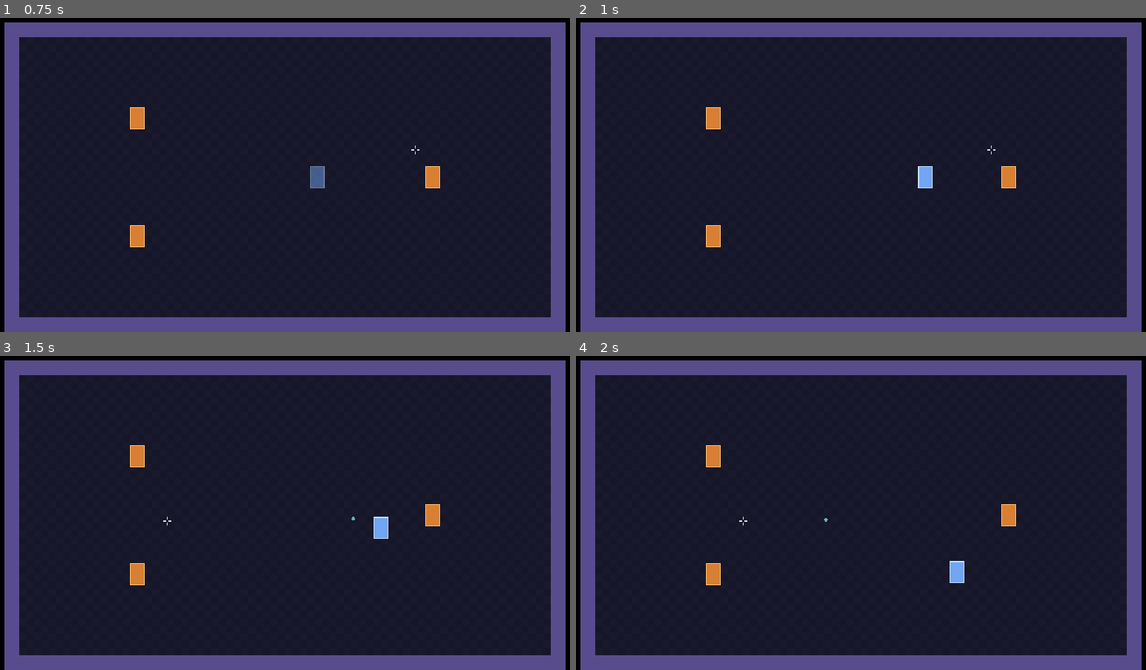
Above: before the commit, frames 1-4 (two rows, left to right).
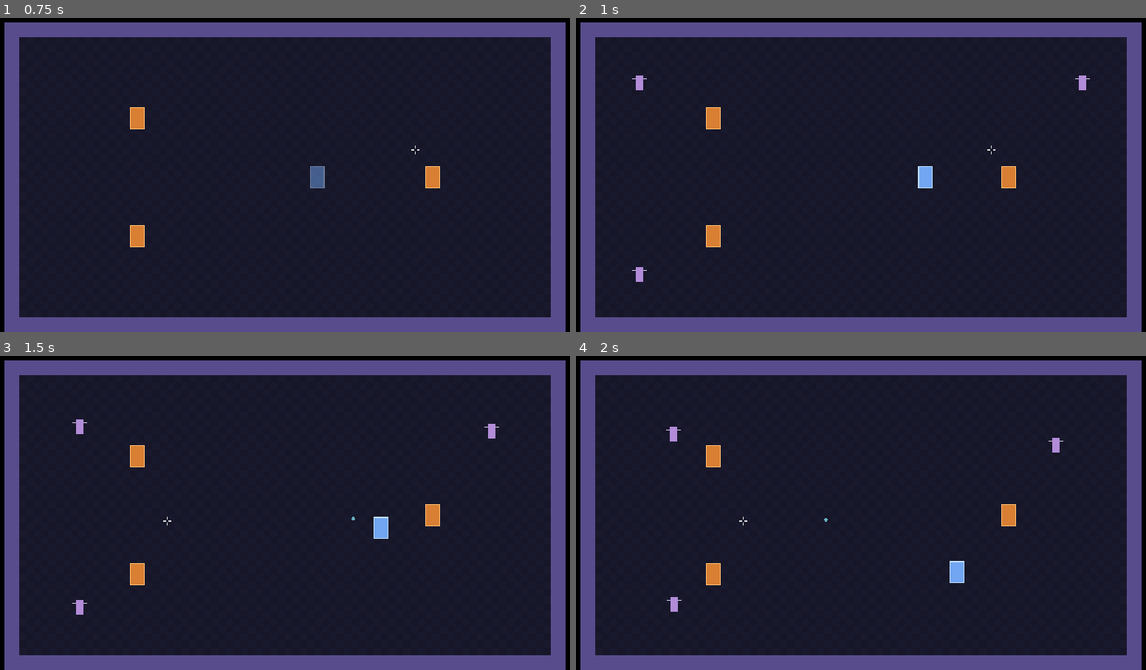
Above: after the commit, the same moments.

Repository: Kroustille/hypnagogia
Game: Godot game, scene res://main/main.tscn
Same seed, same stepped clock (60 frames per second), same inputs: the game is played once before the commit and once after it.
Inputs (mouse positions are in pixels of both pictures, inside the frame that each line leads up to):
- Up to frame 1 (0.75 s): tap Enter at 0.5 s; move the mouse to (416, 149) at 0.52 s; hold D (move_right) from 0.53 s (still down); tap Space (dash) at 0.6 s
- Up to frame 2 (1 s): keep holding D (move_right)
- Up to frame 3 (1.5 s): move the mouse to (165, 519) at 1.27 s; release D (move_right) at 1.28 s; hold S (move_down) from 1.28 s (still down); click (165, 519) at 1.35 s
- Up to frame 4 (2 s): keep holding S (move_down)

Frame 1 is identical in both runs. In frame 2, 0.2% of the frame differs, in the area x 9-91%, y 18-85%; in frame 3, 0.2%; in frame 4, 0.2%.

Commit message:
feat(rooms): chain waves in the arena
A WaveRunner reads a WaveList from data, spawns each wave through
spawn_enemy(), emits Events.room_cleared when the room is empty, pauses,
then loops back after the last wave.

Co-Authored-By: Claude Sonnet 5.5 <noreply@anthropic.com>

Diff:
--- a/game/autoloads/events.gd
+++ b/game/autoloads/events.gd
@@ -17,3 +17,9 @@
 ## telemetry (story 2.8).
 @warning_ignore("unused_signal")
 signal run_ended(outcome: int)
+
+## The last enemy of a wave died: the room has no enemy left. room: the room (Node: autoloads/ depends on no
+## feature folder). The room's lowest lucidity tier joins it with the lucidity rules (epic 3).
+## Listeners: loot and item effects (epic 5), telemetry (story 2.8).
+@warning_ignore("unused_signal")
+signal room_cleared(room: Node)
--- /dev/null
+++ b/game/data/waves/arena_waves.tres
@@ -0,0 +1,105 @@
+[gd_resource type="Resource" script_class="WaveList" load_steps=27 format=3]
+
+[ext_resource type="Script" path="res://rooms/waves/wave_list.gd" id="1_list"]
+[ext_resource type="Script" path="res://rooms/waves/wave_def.gd" id="2_wave"]
+[ext_resource type="Script" path="res://rooms/waves/wave_entry.gd" id="3_entry"]
+[ext_resource type="Resource" path="res://data/enemies/sleepwalker.tres" id="S"]
+[ext_resource type="Resource" path="res://data/enemies/night_light.tres" id="N"]
+[ext_resource type="Resource" path="res://data/enemies/lullaby.tres" id="L"]
+[ext_resource type="Resource" path="res://data/enemies/sheep.tres" id="M"]
+
+[sub_resource type="Resource" id="e1_1"]
+script = ExtResource("3_entry")
+enemy = ExtResource("S")
+count = 3
+
+[sub_resource type="Resource" id="w1"]
+script = ExtResource("2_wave")
+entries = Array[ExtResource("3_entry")]([SubResource("e1_1")])
+
+[sub_resource type="Resource" id="e2_1"]
+script = ExtResource("3_entry")
+enemy = ExtResource("N")
+count = 2
+
+[sub_resource type="Resource" id="e2_2"]
+script = ExtResource("3_entry")
+enemy = ExtResource("S")
+count = 1
+
+[sub_resource type="Resource" id="w2"]
+script = ExtResource("2_wave")
+entries = Array[ExtResource("3_entry")]([SubResource("e2_1"), SubResource("e2_2")])
+
+[sub_resource type="Resource" id="e3_1"]
+script = ExtResource("3_entry")
+enemy = ExtResource("L")
+count = 2
+
+[sub_resource type="Resource" id="e3_2"]
+script = ExtResource("3_entry")
+enemy = ExtResource("S")
+count = 2
+
+[sub_resource type="Resource" id="w3"]
+script = ExtResource("2_wave")
+entries = Array[ExtResource("3_entry")]([SubResource("e3_1"), SubResource("e3_2")])
+
+[sub_resource type="Resource" id="e4_1"]
+script = ExtResource("3_entry")
+enemy = ExtResource("M")
+count = 2
+
+[sub_resource type="Resource" id="w4"]
+script = ExtResource("2_wave")
+entries = Array[ExtResource("3_entry")]([SubResource("e4_1")])
+
+[sub_resource type="Resource" id="e5_1"]
+script = ExtResource("3_entry")
+enemy = ExtResource("N")
+count = 1
+
+[sub_resource type="Resource" id="e5_2"]
+script = ExtResource("3_entry")
+enemy = ExtResource("L")
+count = 1
+
+[sub_resource type="Resource" id="e5_3"]
+script = ExtResource("3_entry")
+enemy = ExtResource("M")
+count = 1
+
+[sub_resource type="Resource" id="e5_4"]
+script = ExtResource("3_entry")
+enemy = ExtResource("S")
+count = 1
+
+[sub_resource type="Resource" id="w5"]
+script = ExtResource("2_wave")
+entries = Array[ExtResource("3_entry")]([SubResource("e5_1"), SubResource("e5_2"), SubResource("e5_3"), SubResource("e5_4")])
+
+[sub_resource type="Resource" id="e6_1"]
+script = ExtResource("3_entry")
+enemy = ExtResource("M")
+count = 2
+
+[sub_resource type="Resource" id="e6_2"]
+script = ExtResource("3_entry")
+enemy = ExtResource("L")
+count = 2
+
+[sub_resource type="Resource" id="e6_3"]
+script = ExtResource("3_entry")
+enemy = ExtResource("S")
+count = 2
+
+[sub_resource type="Resource" id="w6"]
+script = ExtResource("2_wave")
+entries = Array[ExtResource("3_entry")]([SubResource("e6_1"), SubResource("e6_2"), SubResource("e6_3")])
+
+[resource]
+script = ExtResource("1_list")
+waves = Array[ExtResource("2_wave")]([SubResource("w1"), SubResource("w2"), SubResource("w3"), SubResource("w4"), SubResource("w5"), SubResource("w6")])
+start_delay = 1.0
+pause_duration = 2.0
+spawn_slots = PackedVector2Array(4, 4, 34, 4, 4, 17, 34, 17, 19, 3, 19, 18, 3, 10, 35, 10)
--- a/game/enemies/enemy.gd
+++ b/game/enemies/enemy.gd
@@ -88,6 +88,11 @@
 	return _dead
 
 
+## Kills the enemy as a lethal hit would (debug tools, waves): disabled now, freed at the end of the frame. Once.
+func kill() -> void:
+	_die()
+
+
 ## Rectangle of the physical body in global coordinates (what other bodies collide with).
 func body_world_rect() -> Rect2:
 	var rectangle: RectangleShape2D = _body.shape as RectangleShape2D
--- a/game/rooms/arena/arena.gd
+++ b/game/rooms/arena/arena.gd
@@ -13,6 +13,17 @@
 const FLOOR_ALT_COLOR: Color = Color(0.10, 0.10, 0.18)
 ## Technical pool size of the player's shots (~11 in flight at 4/s over 36 tiles at 14 tiles/s).
 const PLAYER_BULLET_CAPACITY: int = 128
+
+## Waves of the arena (story 2.6): data, never in code.
+const WAVE_LIST: WaveList = preload("res://data/waves/arena_waves.tres")
+
+## Verification tools set this to false before creating a Run: the room then stays empty, as before story 2.6.
+## Nothing in the game writes it.
+static var waves_enabled: bool = true
+
+## The last enemy left the tree (end of the frame it died in). Also emitted while the room is torn down: listeners must
+## ignore it then (the WaveRunner does).
+signal emptied
 
 ## Technical pool size of the enemy bullets, same as the load test (F5).
 const ENEMY_BULLET_CAPACITY: int = 512
@@ -42,6 +53,7 @@
 var _alive: int = 0
 ## Spawns of this room so far: names the next enemy <id>_<n>, never reused (a refused spawn may lose a number).
 var _spawn_serial: int = 0
+var _waves: WaveRunner
 
 
 ## Dependency injection: call before add_child().
@@ -69,6 +81,9 @@
 	# Fixed camera: centered on the room, shifted up by half the HUD band so the band stays free at the top.
 	_camera.position = frame_px / 2.0 - Vector2(0.0, Const.HUD_BAND_HEIGHT / 2.0)
 	_camera.reset_physics_interpolation()
+
+	if waves_enabled:
+		_setup_waves() # last: spawns need the bullets and the player
 
 	Log.info("room", "arena ready playable=%s tiles" % Const.ROOM_TILES)
 
@@ -124,10 +139,33 @@
 	return _alive
 
 
+## Kills every living enemy as a lethal hit would (debug tools). Returns how many it killed.
+func kill_all_enemies() -> int:
+	var killed: int = 0
+	for child: Node in _enemies.get_children():
+		var enemy: Enemy = child as Enemy
+		if enemy != null and not enemy.is_dead():
+			enemy.kill()
+			killed += 1
+	return killed
+
+
+## The wave runner, or null when waves are disabled (verification tools).
+func wave_runner() -> WaveRunner:
+	return _waves
+
 ## Where the player enters the arena (center of the playable area), in global coordinates.
 func player_spawn_position() -> Vector2:
 	var frame_px: Vector2 = Vector2((Const.ROOM_TILES + Vector2i(2, 2)) * Const.TILE_SIZE)
 	return to_global(frame_px / 2.0)
+
+
+func _setup_waves() -> void:
+	var runner: WaveRunner = WaveRunner.new()
+	_waves = runner
+	runner.name = "WaveRunner"
+	runner.setup(self, WAVE_LIST) # before add_child()
+	add_child(runner)
 
 
 ## The player's BulletManager, at the room origin like Walls. Added last: drawn above the player (Combat layer).
@@ -253,6 +291,8 @@
 
 func _on_enemy_tree_exited() -> void:
 	_alive = maxi(_alive - 1, 0)
+	if _alive == 0:
+		emptied.emit()
 
 
 ## A failed assert aborts the function it is in (debug builds): kept apart so the caller carries on (AR28).
--- /dev/null
+++ b/game/rooms/waves/wave_def.gd
@@ -0,0 +1,5 @@
+class_name WaveDef
+extends Resource
+## One wave: the enemies that appear together. Read-only at runtime.
+
+@export var entries: Array[WaveEntry] = []
--- /dev/null
+++ b/game/rooms/waves/wave_entry.gd
@@ -0,0 +1,6 @@
+class_name WaveEntry
+extends Resource
+## One line of a wave: an enemy kind and how many of it. Read-only at runtime.
+
+@export var enemy: EnemyDef
+@export_range(0, 50, 1, "or_greater") var count: int = 0
--- /dev/null
+++ b/game/rooms/waves/wave_list.gd
@@ -0,0 +1,13 @@
+class_name WaveList
+extends Resource
+## The waves of a room and their rhythm (story 2.6). The runner loops back to the first wave after the last.
+## Durations in seconds, slots in tiles (room coordinates, origin = top-left corner of the wall frame).
+## Neutral defaults: the values live in the .tres, an empty list makes the runner inert (reported).
+
+@export var waves: Array[WaveDef] = []
+## Delay between the start of the room and the first wave.
+@export_range(0.0, 60.0, 0.1, "or_greater") var start_delay: float = 0.0
+## Pause between the last enemy of a wave dying and the next wave.
+@export_range(0.0, 60.0, 0.1, "or_greater") var pause_duration: float = 0.0
+## Fixed spawn requests, walked through in order across waves (the room moves a point that is too close or taken).
+@export var spawn_slots: PackedVector2Array = PackedVector2Array()
--- /dev/null
+++ b/game/rooms/waves/wave_runner.gd
@@ -0,0 +1,135 @@
+class_name WaveRunner
+extends Node
+## Chains the waves of a room (story 2.6, FR32): waits, spawns a wave through room.spawn_enemy(), and when the room
+## has no enemy left emits Events.room_cleared, pauses, then spawns the next wave. The list loops after its last wave.
+## Child of the Arena, created by it. setup() before add_child(). Reads the WaveList only, never writes it.
+## The countdown runs in physics ticks scaled by GameClock (frozen on pause and wake screen, slowed by F4).
+
+enum State { IDLE, WAITING, FIGHTING }
+
+## Technical ceiling of one wave (enemies at once): keeps the enemy bullet pool (512) and the screen readable.
+const MAX_WAVE_ENEMIES: int = 12
+
+var _room: Arena
+var _list: WaveList
+var _state: State = State.IDLE
+var _ticks_left: float = 0.0
+## Index of the next wave in the list.
+var _next_index: int = 0
+## Waves spawned so far, loops included (1 = the first one while it is running).
+var _wave_number: int = 0
+## Next spawn slot: walked through across waves, never reset.
+var _slot_cursor: int = 0
+## The valid waves of the list: [[EnemyDef, ...] one entry per enemy, truncated to MAX_WAVE_ENEMIES].
+var _waves: Array[Array] = []
+
+
+## Dependency injection: call before add_child().
+func setup(room: Arena, list: WaveList) -> void:
+	_room = room
+	_list = list
+
+
+func _ready() -> void:
+	if _room == null or _list == null:
+		Log.error("room", "wave runner added without setup()")
+		assert(false, "WaveRunner.setup() must be called before add_child()")
+		return
+	_validate()
+	if _waves.is_empty():
+		Log.error("room", "wave list has no enemy: no wave will appear")
+		_assert_failed("WaveList needs at least one wave with an enemy")
+		return
+	if _list.spawn_slots.is_empty():
+		Log.error("room", "wave list has no spawn slot: no wave will appear")
+		_assert_failed("WaveList needs at least one spawn slot")
+		_waves.clear()
+		return
+	_room.emptied.connect(_on_room_emptied)
+	_wait(_list.start_delay)
+
+
+func _exit_tree() -> void:
+	_state = State.IDLE # a room torn down (restart) emits nothing
+
+
+## 1 for the first wave while it runs; 0 before it; keeps counting after the list loops.
+func wave_number() -> int:
+	return _wave_number
+
+
+func state_name() -> String:
+	return State.keys()[_state]
+
+
+## Debug (F1): kills every enemy without clearing the room, then spawns the next wave at once.
+func force_next_wave() -> void:
+	if _state == State.IDLE:
+		return
+	_room.kill_all_enemies()
+	_start_next_wave()
+
+
+func _physics_process(_delta: float) -> void:
+	if _state != State.WAITING:
+		return
+	_ticks_left -= GameClock.scale(GameClock.Group.ENEMIES)
+	if _ticks_left <= 1e-6:
+		_start_next_wave()
+
+
+func _wait(seconds: float) -> void:
+	_state = State.WAITING
+	_ticks_left = seconds * Engine.physics_ticks_per_second
+
+
+func _on_room_emptied() -> void:
+	if _state != State.FIGHTING:
+		return # pause, debug spawns or teardown
+	Log.debug("room", "wave %d cleared" % _wave_number)
+	Events.room_cleared.emit(_room)
+	_wait(_list.pause_duration)
+
+
+## Spawns the next valid wave. Nothing could appear: the wave is skipped and the pause starts (never a stuck room).
+func _start_next_wave() -> void:
+	var defs: Array = _waves[_next_index % _waves.size()]
+	_next_index = (_next_index + 1) % _waves.size()
+	_wave_number += 1
+	var spawned: int = 0
+	for def: EnemyDef in defs:
+		var slot: Vector2 = _list.spawn_slots[_slot_cursor % _list.spawn_slots.size()] * Const.TILE_SIZE
+		_slot_cursor += 1
+		if _room.spawn_enemy(def, slot) != null:
+			spawned += 1
+	Log.debug("room", "wave %d spawned %d/%d enemies" % [_wave_number, spawned, defs.size()])
+	if spawned == 0:
+		_wait(_list.pause_duration)
+	else:
+		_state = State.FIGHTING
+
+
+## Keeps the valid enemies of each wave (one EnemyDef per enemy). Invalid entries are reported and ignored.
+func _validate() -> void:
+	_waves.clear()
+	for wave: WaveDef in _list.waves:
+		var defs: Array[EnemyDef] = []
+		if wave != null:
+			for entry: WaveEntry in wave.entries:
+				if entry == null or entry.enemy == null or entry.count <= 0:
+					Log.error("room", "wave entry ignored: it needs an enemy and a count above 0")
+					_assert_failed("WaveEntry needs an enemy and count > 0")
+					continue
+				for i: int in entry.count:
+					defs.append(entry.enemy)
+		if defs.size() > MAX_WAVE_ENEMIES:
+			Log.error("room", "wave of %d enemies truncated to %d" % [defs.size(), MAX_WAVE_ENEMIES])
+			_assert_failed("a wave holds at most MAX_WAVE_ENEMIES enemies")
+			defs.resize(MAX_WAVE_ENEMIES)
+		if not defs.is_empty():
+			_waves.append(defs)
+
+
+## A failed assert aborts the function it is in (debug builds): kept apart so the caller carries on (AR28).
+func _assert_failed(message: String) -> void:
+	assert(false, message)
Not shown, added: game/rooms/waves/wave_def.gd.uid
Not shown, added: game/rooms/waves/wave_entry.gd.uid
Not shown, added: game/rooms/waves/wave_list.gd.uid
Not shown, added: game/rooms/waves/wave_runner.gd.uid
